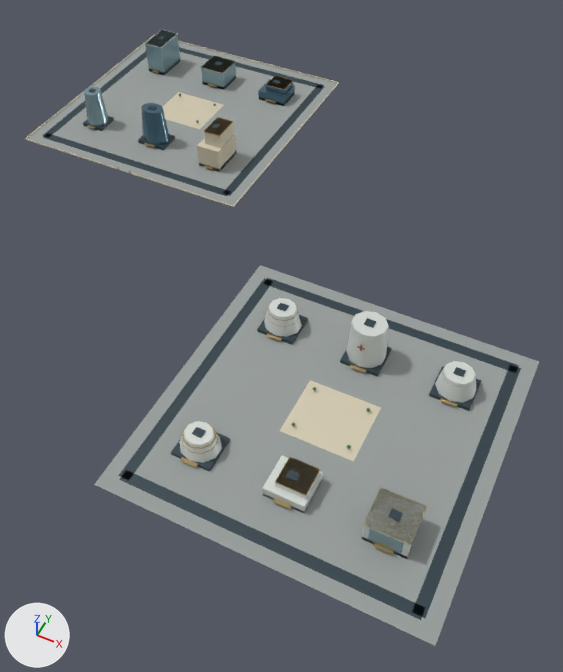
The glTF model web/public/assets/3d/ampliworld/GC-CITY-2030/GC-TILE-19-01.glb, before and after one commit.
Both versions are drawn from a camera (50 mm lens) standing at (9373.0, 13353.0, 644.0) and looking at (9087.0, 13924.0, -69.0). Lighting does not change. The marker at lower left points along +X, +Y and +Z. The picture after the commit comes second. Where no turn or scale is listed for an object, it has been applied to the vertices. Vertices at exactly the same position are counted once.

The first picture shows 'GC-TILE-19-01-blue', 'GC-TILE-19-01-dark', 'GC-TILE-19-01-glass', 'GC-TILE-19-01-gold', 'GC-TILE-19-01-ivory', 'GC-TILE-19-01-paving', 'GC-TILE-19-01-white' and 1 more.
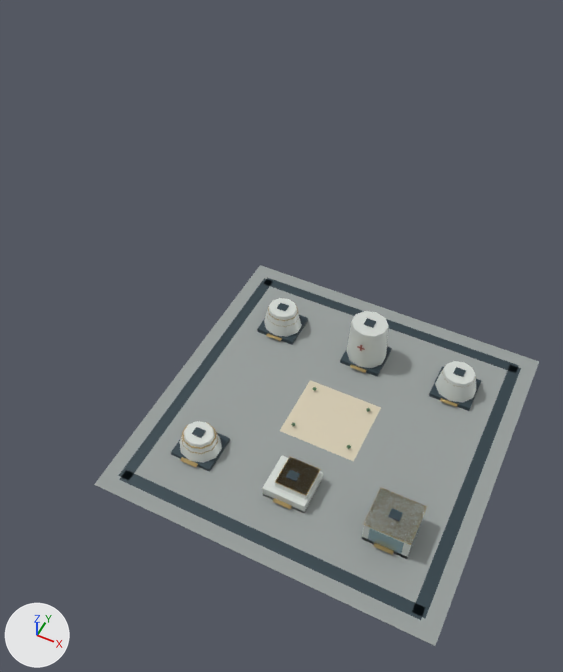
Edits to the bpy script that builds the scene:
```text
Change me_mesh_0:
    used by ob_gc_tile_19_01_paving; location = (0.0, 0.0, 0.0)
    remove me_mesh_0.from_pydata(...)  # 16 vertices, 24 faces; spans x 8621.0..9379.0, y 13621.0..14379.0, z 0.0
    add me_mesh_0.from_pydata(...)  # 8 vertices, 12 faces; spans x 9041.0..9379.0, y 13621.0..13959.0, z 0.0
    me_mesh_0 part 1: the loose piece of 8 vertices spanning x 8621.0..8959.0, y 14041.0..14379.0, z 0.0 is deleted
Change me_mesh_1:
    used by ob_gc_tile_19_01_dark; location = (0.0, 0.0, 0.0)
    remove me_mesh_1.from_pydata(...)  # 256 vertices, 384 faces; spans x 8636.0..9364.0, y 13636.0..14364.0, z 0.0..54.0
    add me_mesh_1.from_pydata(...)  # 128 vertices, 192 faces; spans x 9056.0..9364.0, y 13636.0..13944.0, z 0.0..54.0
    me_mesh_1 part 2: 16 loose pieces with 128 vertices, spanning x 8636.0..8944.0, y 14056.0..14364.0, z 0.0..54.0, are deleted
Change me_mesh_2:
    used by ob_gc_tile_19_01_ivory; location = (0.0, 0.0, 0.0)
    remove me_mesh_2.from_pydata(...)  # 72 vertices, 108 faces; spans x 8620.0..9250.0, y 13754.0..14380.0, z 0.0..53.0
    add me_mesh_2.from_pydata(...)  # 8 vertices, 12 faces; spans x 9170.0..9250.0, y 13754.0..13826.0, z 0.0
    me_mesh_2 part 3: 8 loose pieces with 64 vertices, spanning x 8620.0..8960.0, y 14040.0..14380.0, z 0.0..53.0, are deleted
Change me_mesh_5:
    used by ob_gc_tile_19_01_gold; location = (0.0, 0.0, 0.0)
    remove me_mesh_5.from_pydata(...)  # 548 vertices, 948 faces; spans x 8676.0..9332.0, y 13678.0..14322.0, z 0.0..53.0
    add me_mesh_5.from_pydata(...)  # 328 vertices, 576 faces; spans x 9091.0..9332.0, y 13678.0..13901.0, z 4.0..46.0
    me_mesh_5 part 5: 17 loose pieces with 220 vertices, spanning x 8676.0..8909.0, y 14040.0..14322.0, z 0.0..53.0, are deleted
Change me_mesh_6:
    used by ob_gc_tile_19_01_glass; location = (0.0, 0.0, 0.0)
    remove me_mesh_6.from_pydata(...)  # 134 vertices, 208 faces; spans x 8675.0..9332.0, y 13682.0..14326.0, z 0.0..52.0
    add me_mesh_6.from_pydata(...)  # 32 vertices, 48 faces; spans x 9288.0..9332.0, y 13682.0..13722.0, z 5.0..25.0
    me_mesh_6 part 6: 11 loose pieces with 102 vertices, spanning x 8675.0..8809.0, y 14106.0..14326.0, z 0.0..52.0, are deleted
Change me_mesh_7:
    used by ob_gc_tile_19_01_white; location = (0.0, 0.0, 0.0)
    remove me_mesh_7.from_pydata(...)  # 120 vertices, 208 faces; spans x 8675.0..9332.0, y 13682.0..14327.0, z 0.0..53.0
    add me_mesh_7.from_pydata(...)  # 112 vertices, 196 faces; spans x 9090.0..9332.0, y 13682.0..13902.0, z 0.0..53.0
    me_mesh_7 part 4: the loose piece of 8 vertices spanning x 8675.0..8705.0, y 14277.0..14327.0, z 46.0..47.0 is deleted
Remove ob_gc_tile_19_01_blue:
    ob_gc_tile_19_01_blue = bpy.data.objects.new('GC-TILE-19-01-blue', me_mesh_8)
    ob_gc_tile_19_01_blue.location = (0.0, 0.0, 0.0)
```

Location of each change, [x1, y1, x2, y2] in pixels of the pictures (563 x 672 px):
'GC-TILE-19-01-paving', reshaped (13% narrower, 37% shorter): before [27, 42, 539, 646]; after [94, 265, 539, 646]
'GC-TILE-19-01-dark', reshaped (16% narrower, 41% shorter): before [42, 36, 521, 620]; after [119, 278, 521, 620]
'GC-TILE-19-01-ivory', reshaped (71% narrower, 81% shorter): before [25, 35, 381, 461]; after [280, 380, 381, 461]
'GC-TILE-19-01-gold', reshaped (24% narrower, 50% shorter): before [87, 56, 476, 555]; after [180, 306, 476, 555]
'GC-TILE-19-01-glass', reshaped: before [84, 30, 423, 554]; after [368, 518, 423, 554]
'GC-TILE-19-01-blue', deleted: before [141, 76, 295, 145]
part 1 of me_mesh_0, deleted: before [27, 42, 337, 205]
part 2 of me_mesh_1, deleted: before [42, 36, 325, 196]
part 3 of me_mesh_2, deleted: before [25, 35, 339, 207]
part 4 of me_mesh_7, deleted: before [145, 30, 178, 48]
part 5 of me_mesh_5, deleted: before [87, 56, 293, 173]
part 6 of me_mesh_6, deleted: before [84, 30, 236, 126]
